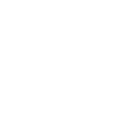
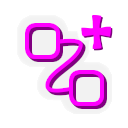
Comparing the layer stacks of the two 128 × 128 images. Changes:
added layer "AddSceneFlow" above "SceneNodeWidget" over [left=17, top=15, right=113, bottom=114]
